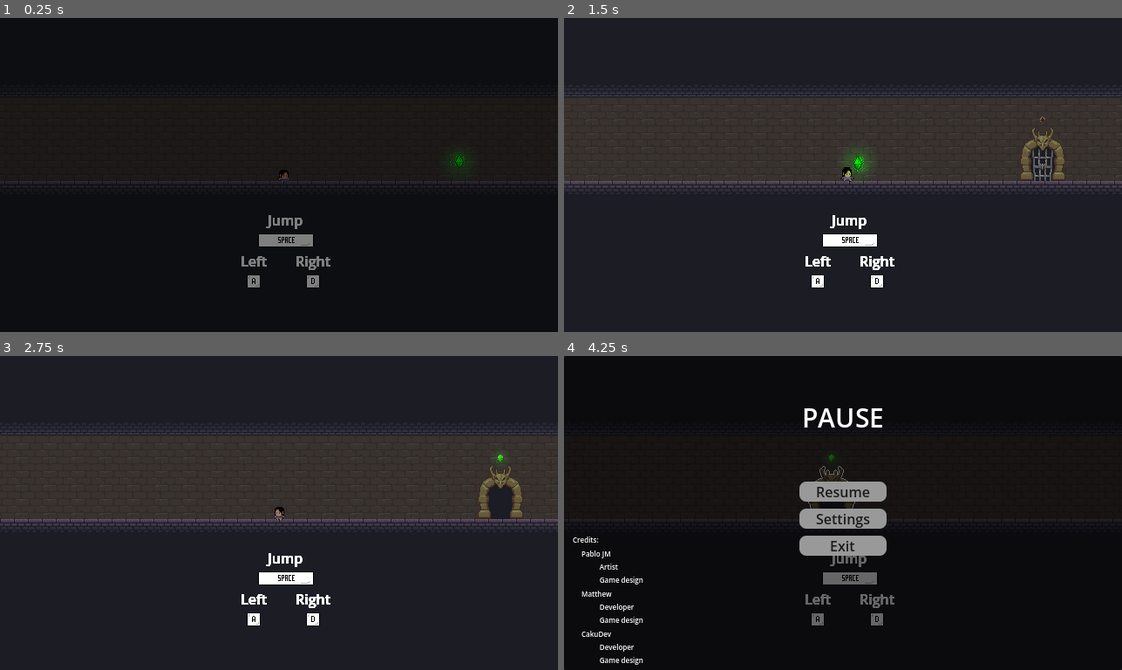
Above: before the commit, frames 1-4 (two rows, left to right).
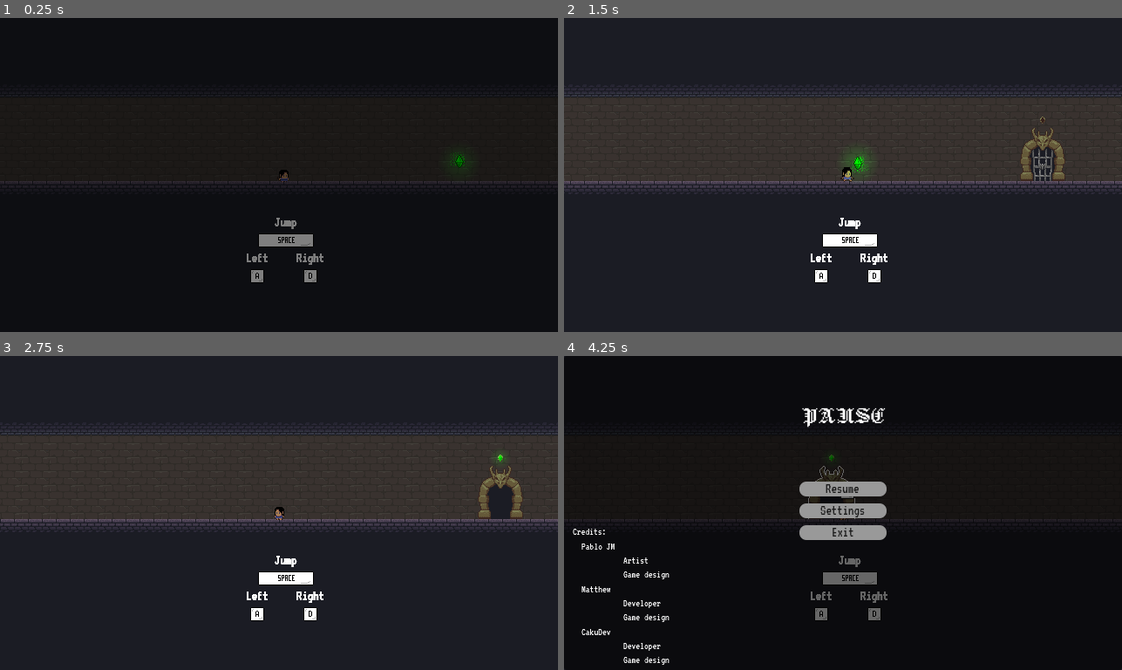
Above: after the commit, the same moments.

Repository: MatthewBL/Gates-and-Gems
Game: Godot game, scene res://scenes/level_manager/level_manager.tscn
Two runs of this game, one before a commit and one after it. Both use one fixed random seed, a clock stepped at 60 frames per second and the inputs below.
Inputs:
- Up to frame 1 (0.25 s): no input
- Up to frame 2 (1.5 s): hold D (ui_right) from 0.53 s (still down); tap E (interact) at 0.6, 1.35 s; tap Space (ui_accept) at 0.77 s
- Up to frame 3 (2.75 s): tap Space (ui_accept) at 1.52 s; release D (ui_right) at 2.03 s; hold A (ui_left) from 2.03 s (still down); tap E (interact) at 2.1 s
- Up to frame 4 (4.25 s): release A (ui_left) at 2.78 s; hold D (ui_right) from 2.78 s (still down); tap E (interact) at 2.85, 3.6 s; tap Space (ui_accept) at 3.02, 3.77 s; tap Escape (ui_cancel) at 4.15 s

The runs differ from the first frame. In frame 1, 0.6% of the frame differs, in the area x 43-60%, y 62-86%; in frame 2, 0.6%; in frame 3, 0.6%; in frame 4, 4.6%, in the area x 1-60%, y 16-99%.

Commit message:
Typography changed

Diff:
--- a/scenes/credits.tscn
+++ b/scenes/credits.tscn
@@ -1,8 +1,10 @@
 [gd_scene format=3 uid="uid://hjq3ji0nnmrs"]
 
 [ext_resource type="Script" uid="uid://sxhf0kktrtr7" path="res://scenes/credits.gd" id="1_0bpdh"]
+[ext_resource type="FontFile" uid="uid://bvh5ptwgqdhyh" path="res://Assets/UI/VT323-Regular.ttf" id="2_2ckv8"]
 
 [sub_resource type="Theme" id="Theme_yeqti"]
+default_font = ExtResource("2_2ckv8")
 default_font_size = 24
 
 [sub_resource type="Theme" id="Theme_0bpdh"]
--- a/scenes/how_to_play.tscn
+++ b/scenes/how_to_play.tscn
@@ -1,8 +1,12 @@
 [gd_scene format=3 uid="uid://bwqk7xq4i3v0h"]
 
 [ext_resource type="Texture2D" uid="uid://dgusor4oc1b26" path="res://Assets/UI/space_key.png" id="1_30apa"]
+[ext_resource type="FontFile" uid="uid://bvh5ptwgqdhyh" path="res://Assets/UI/VT323-Regular.ttf" id="1_xkrkv"]
 [ext_resource type="Texture2D" uid="uid://dt13xbol1bqto" path="res://Assets/UI/a.png" id="2_xkrkv"]
 [ext_resource type="Texture2D" uid="uid://cba5v60a5trjp" path="res://Assets/UI/d.png" id="3_wi5qh"]
+
+[sub_resource type="Theme" id="Theme_0ctdu"]
+default_font = ExtResource("1_xkrkv")
 
 [node name="HowToPlay" type="Control" unique_id=1095843594]
 layout_mode = 3
@@ -31,6 +35,7 @@
 
 [node name="Label" type="Label" parent="CanvasLayer/VBoxContainer/HBoxContainer/VBoxContainer" unique_id=65119898]
 layout_mode = 2
+theme = SubResource("Theme_0ctdu")
 text = "Jump"
 horizontal_alignment = 1
 
@@ -50,6 +55,7 @@
 
 [node name="Label" type="Label" parent="CanvasLayer/VBoxContainer/HBoxContainer2/VBoxContainer" unique_id=1615030116]
 layout_mode = 2
+theme = SubResource("Theme_0ctdu")
 text = "Left"
 horizontal_alignment = 1
 
@@ -64,6 +70,7 @@
 
 [node name="Label" type="Label" parent="CanvasLayer/VBoxContainer/HBoxContainer2/VBoxContainer2" unique_id=1144411094]
 layout_mode = 2
+theme = SubResource("Theme_0ctdu")
 text = "Right"
 horizontal_alignment = 1
 
--- a/scenes/pause_menu.tscn
+++ b/scenes/pause_menu.tscn
@@ -1,9 +1,15 @@
 [gd_scene format=3 uid="uid://btdsf8n7usyx0"]
 
 [ext_resource type="Script" uid="uid://d0jiopt3txemr" path="res://scenes/pause_menu.gd" id="1_n87rw"]
+[ext_resource type="FontFile" uid="uid://6mywy6ie3bpt" path="res://Assets/UI/Jacquard12-Regular.ttf" id="2_myx47"]
+[ext_resource type="FontFile" uid="uid://bvh5ptwgqdhyh" path="res://Assets/UI/VT323-Regular.ttf" id="3_kukqi"]
 
 [sub_resource type="Theme" id="Theme_uahpa"]
+default_font = ExtResource("2_myx47")
 default_font_size = 30
+
+[sub_resource type="Theme" id="Theme_kukqi"]
+default_font = ExtResource("3_kukqi")
 
 [sub_resource type="StyleBoxFlat" id="StyleBoxFlat_myx47"]
 corner_radius_top_left = 8
@@ -25,8 +31,12 @@
 corner_radius_bottom_right = 8
 corner_radius_bottom_left = 8
 
+[sub_resource type="Theme" id="Theme_5d2l8"]
+default_font = ExtResource("3_kukqi")
+
 [sub_resource type="Theme" id="Theme_s6nli"]
-default_font_size = 8
+default_font = ExtResource("3_kukqi")
+default_font_size = 12
 
 [node name="PauseMenu" type="CanvasLayer" unique_id=567695629 node_paths=PackedStringArray("main_options", "settings_menu")]
 layer = 100
@@ -59,6 +69,7 @@
 [node name="Resume" type="Button" parent="PanelContainer/VBoxContainer/Menu" unique_id=1764577104]
 process_mode = 3
 layout_mode = 2
+theme = SubResource("Theme_kukqi")
 theme_override_colors/font_color = Color(0.108224384, 0.10822471, 0.108224474, 1)
 theme_override_styles/normal = SubResource("StyleBoxFlat_myx47")
 theme_override_styles/pressed = SubResource("StyleBoxFlat_n87rw")
@@ -67,6 +78,7 @@
 
 [node name="Settings" type="Button" parent="PanelContainer/VBoxContainer/Menu" unique_id=1865710043]
 layout_mode = 2
+theme = SubResource("Theme_kukqi")
 theme_override_colors/font_color = Color(0.108224384, 0.10822471, 0.108224474, 1)
 theme_override_styles/normal = SubResource("StyleBoxFlat_myx47")
 theme_override_styles/pressed = SubResource("StyleBoxFlat_n87rw")
@@ -75,6 +87,7 @@
 
 [node name="Exit" type="Button" parent="PanelContainer/VBoxContainer/Menu" unique_id=722050105]
 layout_mode = 2
+theme = SubResource("Theme_kukqi")
 theme_override_colors/font_color = Color(0.108224384, 0.10822471, 0.108224474, 1)
 theme_override_styles/normal = SubResource("StyleBoxFlat_myx47")
 theme_override_styles/pressed = SubResource("StyleBoxFlat_n87rw")
@@ -95,6 +108,7 @@
 
 [node name="MasterVol" type="Label" parent="PanelContainer/VBoxContainer/PanelContainer/Settings" unique_id=1379385034]
 layout_mode = 2
+theme = SubResource("Theme_5d2l8")
 text = "Master Volume"
 horizontal_alignment = 1
 
@@ -106,6 +120,7 @@
 
 [node name="Music" type="Label" parent="PanelContainer/VBoxContainer/PanelContainer/Settings" unique_id=839271987]
 layout_mode = 2
+theme = SubResource("Theme_5d2l8")
 text = "Music"
 horizontal_alignment = 1
 
@@ -117,6 +132,7 @@
 
 [node name="SFX" type="Label" parent="PanelContainer/VBoxContainer/PanelContainer/Settings" unique_id=512469762]
 layout_mode = 2
+theme = SubResource("Theme_5d2l8")
 text = "SFX"
 horizontal_alignment = 1
 
@@ -132,6 +148,7 @@
 [node name="Apply" type="Button" parent="PanelContainer/VBoxContainer/PanelContainer/Settings" unique_id=900227897]
 layout_mode = 2
 theme_override_colors/font_color = Color(0.108224384, 0.10822471, 0.108224474, 1)
+theme_override_fonts/font = ExtResource("3_kukqi")
 theme_override_styles/normal = SubResource("StyleBoxFlat_myx47")
 theme_override_styles/pressed = SubResource("StyleBoxFlat_n87rw")
 theme_override_styles/hover = SubResource("StyleBoxFlat_kukqi")
Not shown, added: Assets/Escenario/Tileset/Ventanas.png.import
Not shown, added: Assets/Title/Ventanas.png.import
